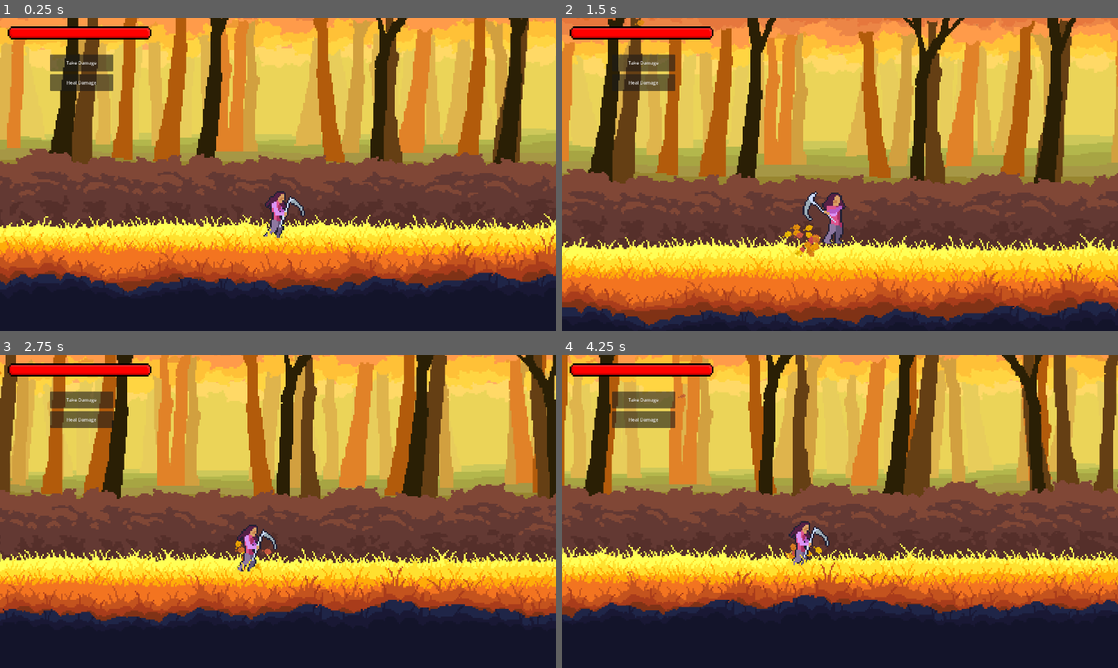
Above: before the commit, frames 1-4 (two rows, left to right).
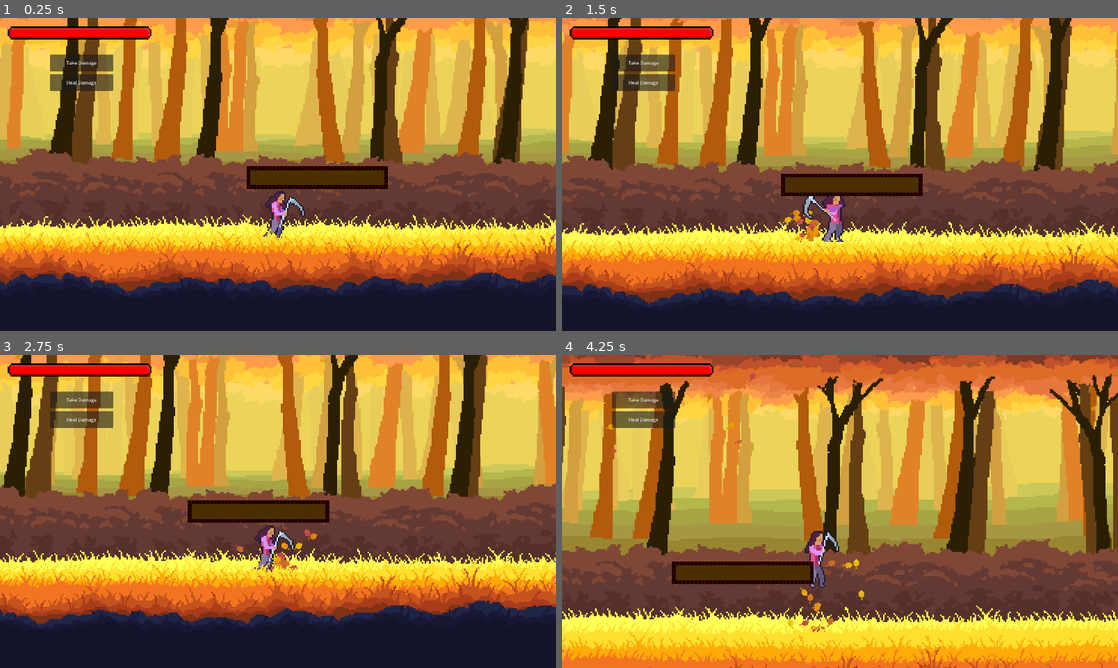
Above: after the commit, the same moments.

Repository: LordRevan36/software_development_platformer
Game: Godot game, scene res://main.tscn
The game is run twice, just before and just after one commit, with the same random seed, the same clock (stepped at 60 frames per second) and the same inputs.
Inputs:
- Up to frame 1 (0.25 s): no input
- Up to frame 2 (1.5 s): hold C (FlipRight) 0.53-1.28 s; tap X (Attack 1) at 0.6, 1.35 s; hold Z (FlipLeft) from 1.28 s (still down)
- Up to frame 3 (2.75 s): release Z (FlipLeft) at 2.03 s; hold C (FlipRight) from 2.03 s (still down); tap X (Attack 1) at 2.1 s
- Up to frame 4 (4.25 s): release C (FlipRight) at 2.78 s; hold W (Up) 2.78-3.53 s; tap X (Attack 1) at 2.85, 3.6 s; hold Z (FlipLeft) from 3.53 s (still down)

The runs differ from the first frame. In frame 1, 1.9% of the frame differs, in the area x 44-70%, y 47-55%; in frame 2, 45%; in frame 3, 50%; in frame 4, 93%, in the area x 0-100%, y 0-100%.

Commit message:
Platform test
Trying to make it update platform instances in main scene

Diff:
--- a/software-development-platformer/Platform/platform.gd
+++ b/software-development-platformer/Platform/platform.gd
@@ -6,6 +6,10 @@
 #Right-click and enable "editable children"
 #For rectangles, use the rectangle outline to create your shape
 #For polygons, they haven't been tested thoroughly so hold off on that
+
+#TODO
+#Fix Line2D centering
+#Update polygon mode
 
 @onready var polygon_2d = $Polygon2D
 @onready var collision_polygon_2d = $CollisionPolygon2D
@@ -25,13 +29,18 @@
 	if not collision_polygon_2d or not rectangle_outline:
 		return
 	#shows only the collision box used for that type of shape based on edit_mode
-	match edit_mode:
-		EditMode.RECTANGLE:
-			collision_polygon_2d.visible = false;
-			rectangle_outline.visible = true;
-		EditMode.POLYGON:
-			collision_polygon_2d.visible = false;
-			rectangle_outline.visible = true;
+	if Engine.is_editor_hint():
+		match edit_mode:
+			EditMode.RECTANGLE:
+				collision_polygon_2d.visible = false
+				rectangle_outline.visible = true
+			EditMode.POLYGON:
+				collision_polygon_2d.visible = true
+				rectangle_outline.visible = false
+	else:
+		polygon_2d.visible = true
+		border_line_2d.visible = true
+		rectangle_outline.visible = false
 
 func _sync_shapes() -> void:
 	#stop if node deleted
@@ -63,7 +72,7 @@
 
 # Called when the node enters the scene tree for the first time.
 func _ready() -> void:
-	pass
+	_sync_shapes()
 
 # Called every frame. 'delta' is the elapsed time since the previous frame.
 func _process(delta: float) -> void:
--- a/software-development-platformer/main.tscn
+++ b/software-development-platformer/main.tscn
@@ -139,14 +139,6 @@
 resource_local_to_scene = true
 size = Vector2(366, 50)
 
-[sub_resource type="RectangleShape2D" id="RectangleShape2D_074og"]
-resource_local_to_scene = true
-size = Vector2(366, 50)
-
-[sub_resource type="RectangleShape2D" id="RectangleShape2D_82xsv"]
-resource_local_to_scene = true
-size = Vector2(366, 367)
-
 [sub_resource type="WorldBoundaryShape2D" id="WorldBoundaryShape2D_0xm2m"]
 distance = -285.0
 
@@ -909,54 +901,20 @@
 position = Vector2(-9, -323)
 
 [node name="Platform" parent="Platforms" instance=ExtResource("12_074og")]
-position = Vector2(-189, 31)
-points = PackedVector2Array(242, 86, 608, 86, 608, 136, 242, 136)
+points = PackedVector2Array(-94, 137, 272, 137, 272, 187, -94, 187)
 
 [node name="CollisionPolygon2D" parent="Platforms/Platform" index="0"]
-polygon = PackedVector2Array(242, 86, 608, 86, 608, 136, 242, 136)
+polygon = PackedVector2Array(-94, 137, 272, 137, 272, 187, -94, 187)
 
 [node name="Polygon2D" parent="Platforms/Platform" index="1"]
-polygon = PackedVector2Array(242, 86, 608, 86, 608, 136, 242, 136)
+polygon = PackedVector2Array(-94, 137, 272, 137, 272, 187, -94, 187)
 
 [node name="BorderLine2D" parent="Platforms/Platform" index="2"]
-points = PackedVector2Array(242, 86, 608, 86, 608, 136, 242, 136)
+points = PackedVector2Array(-94, 137, 272, 137, 272, 187, -94, 187)
 
 [node name="RectangleOutline" parent="Platforms/Platform" index="3"]
-position = Vector2(425, 111)
+position = Vector2(89, 162)
 shape = SubResource("RectangleShape2D_cegan")
-
-[node name="Platform2" parent="Platforms" instance=ExtResource("12_074og")]
-points = PackedVector2Array(-497, -25, -131, -25, -131, 25, -497, 25)
-
-[node name="CollisionPolygon2D" parent="Platforms/Platform2" index="0"]
-polygon = PackedVector2Array(-497, -25, -131, -25, -131, 25, -497, 25)
-
-[node name="Polygon2D" parent="Platforms/Platform2" index="1"]
-polygon = PackedVector2Array(-497, -25, -131, -25, -131, 25, -497, 25)
-
-[node name="BorderLine2D" parent="Platforms/Platform2" index="2"]
-points = PackedVector2Array(-497, -25, -131, -25, -131, 25, -497, 25)
-
-[node name="RectangleOutline" parent="Platforms/Platform2" index="3"]
-position = Vector2(-314, 0)
-shape = SubResource("RectangleShape2D_074og")
-
-[node name="Platform3" parent="Platforms" instance=ExtResource("12_074og")]
-points = PackedVector2Array(637, -52, 1003, -52, 1003, 315, 637, 315)
-sizeVector = Vector2(366, 367)
-
-[node name="CollisionPolygon2D" parent="Platforms/Platform3" index="0"]
-polygon = PackedVector2Array(637, -52, 1003, -52, 1003, 315, 637, 315)
-
-[node name="Polygon2D" parent="Platforms/Platform3" index="1"]
-polygon = PackedVector2Array(637, -52, 1003, -52, 1003, 315, 637, 315)
-
-[node name="BorderLine2D" parent="Platforms/Platform3" index="2"]
-points = PackedVector2Array(637, -52, 1003, -52, 1003, 315, 637, 315)
-
-[node name="RectangleOutline" parent="Platforms/Platform3" index="3"]
-position = Vector2(820, 131.5)
-shape = SubResource("RectangleShape2D_82xsv")
 
 [node name="Parallax100" type="Node2D" parent="."]
 position = Vector2(1, -295)
@@ -1185,5 +1143,3 @@
 [connection signal="landed" from="Player" to="Player/MovementParticles" method="_on_player_landed"]
 
 [editable path="Platforms/Platform"]
-[editable path="Platforms/Platform2"]
-[editable path="Platforms/Platform3"]
--- a/software-development-platformer/platform.tscn
+++ /dev/null
@@ -1,10 +0,0 @@
-[gd_scene load_steps=2 format=3 uid="uid://c6lcnacw8vw5s"]
-
-[sub_resource type="RectangleShape2D" id="RectangleShape2D_yc5i5"]
-
-[node name="Platform" type="StaticBody2D"]
-
-[node name="CollisionShape2D" type="CollisionShape2D" parent="."]
-shape = SubResource("RectangleShape2D_yc5i5")
-
-[node name="Sprite2D" type="Sprite2D" parent="."]
Not shown: 1 places in software-development-platformer/main.tscn that only renumber resources
